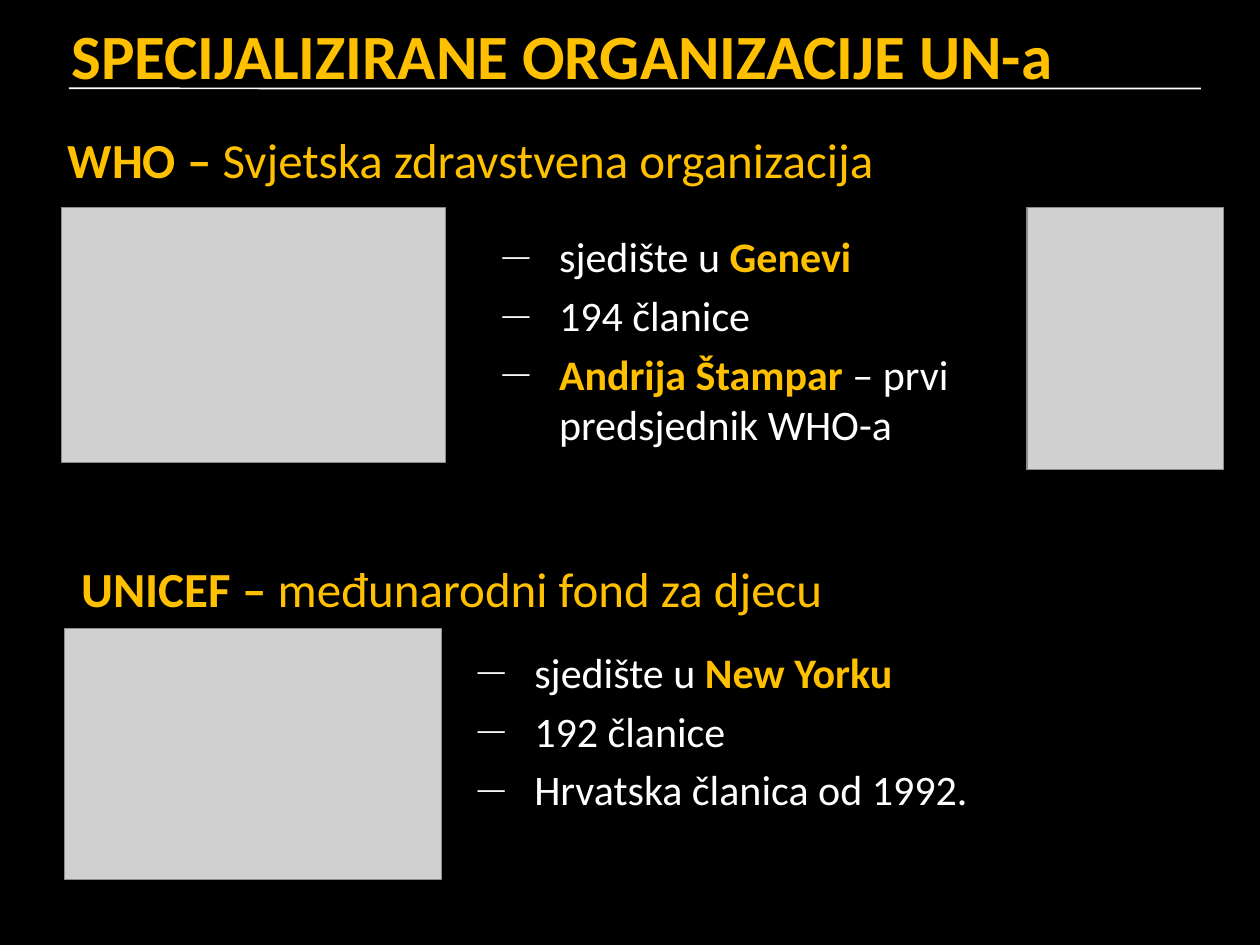
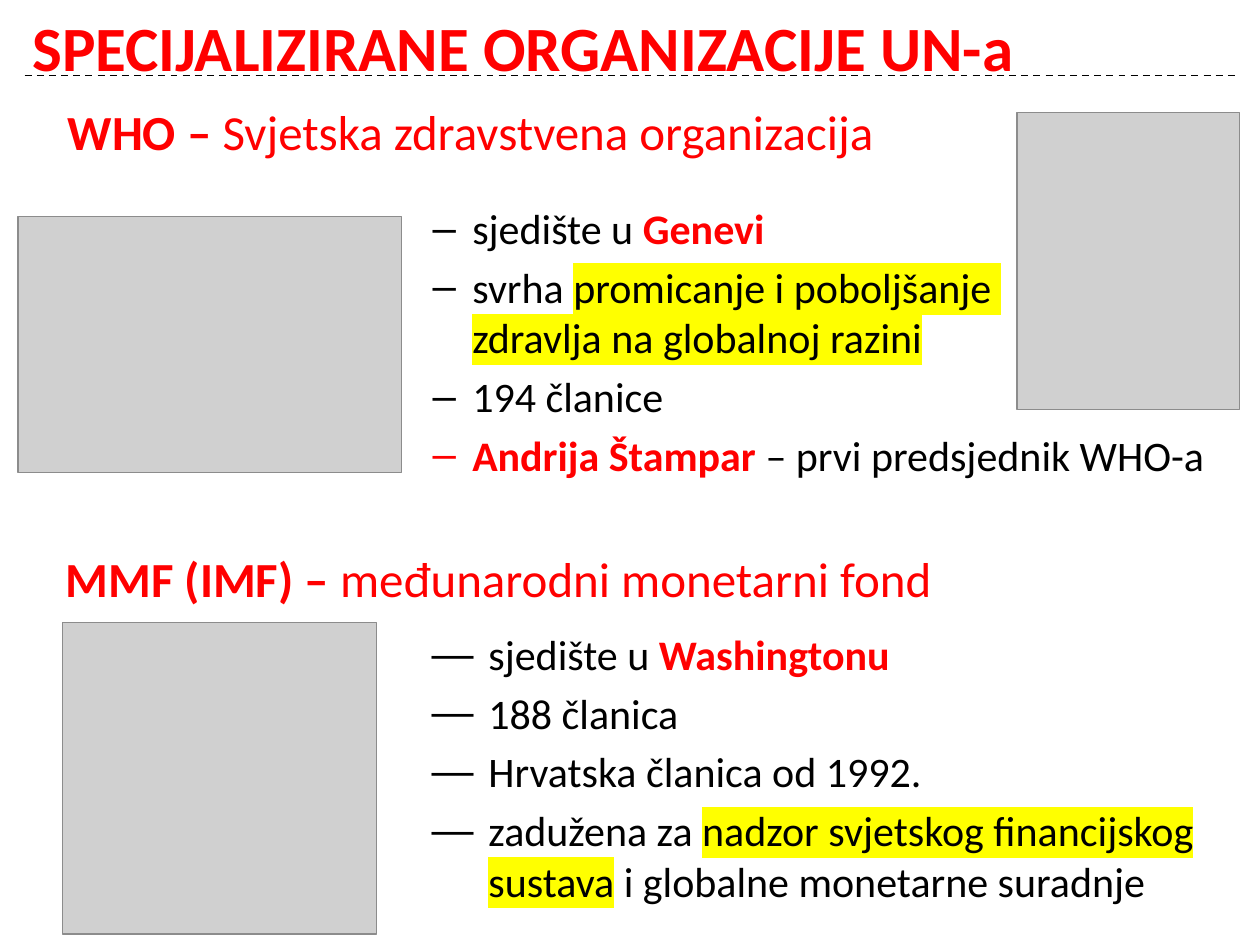
Before and after one commit to cornx/print, a slide deck: slide 6 of data/geografija/prezentacije/M2_001_RH_u_svjetskim_i_europskim_integracijama.pptx (slide 7 before the commit). Drawn at 1260x945 pixels with LibreOffice and Linux fonts; fonts in the diff are those of the drawing; grey boxes stand for pictures. Boxes give left, top, right and bottom in pixels: in the first picture for what was removed or moved away, otherwise in the second. Text is boxed around its words. In the diff, an @@ line names an element or a change of style, - is before the commit and + after.

```diff
--- a/data/geografija/prezentacije/M2_001_RH_u_svjetskim_i_europskim_integracijama.pptx
+++ b/data/geografija/prezentacije/M2_001_RH_u_svjetskim_i_europskim_integracijama.pptx
@@ background #000000 to #FFFFFF @@
@@ title "SPECIJALIZIRANE ORGANIZACIJE UN-a": place and size @@
-title "SPECIJALIZIRANE ORGANIZACIJE UN-a" at (71,37,1052,90)
+title "SPECIJALIZIRANE ORGANIZACIJE UN-a" at (32,29,1013,76)
@@ title "SPECIJALIZIRANE ORGANIZACIJE UN-a" at (32,29,1013,76): text colour #FFC000 to #FF0000; vertical alignment top to middle @@
@@ line moved from (69, 88) - (1201, 88) to (25, 76) - (1235, 76) @@
@@ line (25, 76) - (1235, 76): stroke #FFFFFF 1 pt to #000000 1 pt dashed @@
@@ text "WHO – Svjetska zdravstvena organizacija": place and size @@
-text "WHO – Svjetska zdravstvena organizacija" at (68,144,873,187)
+text "WHO – Svjetska zdravstvena organizacija" at (68,116,873,159)
@@ text "WHO – Svjetska zdravstvena organizacija" at (68,116,873,159): text colour #FFC000 to #FF0000 @@
@@ picture: place and size @@
-picture at (1027,207,1223,469)
+picture at (1017,112,1240,410)
@@ text "sjedište u Genevi": place and size @@
-text "sjedište u Genevi" at (559,242,949,448)
+text "sjedište u Genevi" at (472,214,1204,479)
@@ picture: place and size @@
-picture at (62,207,446,462)
+picture at (18,217,402,472)
@@ text at (472,214,1204,479): text colour #FFFFFF to #000000 in "sjedište u", "194 članice", "– prvi predsjednik WHO-a"; text colour #FFC000 to #FF0000 in "Genevi", "Andrija Štampar"; bullet — to – @@
@@ text at (472,273,992,361): paragraph added @@
+– svrha promicanje i poboljšanje
+  zdravlja na globalnoj razini
@@ text at (66,561,931,605): text changed; text colour #FFC000 to #FF0000 @@
-UNICEF – međunarodni fond za djecu
+MMF (IMF) – međunarodni monetarni fond
@@ picture: place and size @@
-picture at (64,629,441,879)
+picture at (63,622,377,934)
@@ text "sjedište u Washingtonu": place and size @@
-text "sjedište u Washingtonu" at (534,658,968,806)
+text "sjedište u Washingtonu" at (488,640,1193,905)
@@ text at (488,640,890,730): text changed; text colour #FFFFFF to #000000 @@
-— sjedište u New Yorku
-— 192 članice
+— sjedište u Washingtonu
+— 188 članica
@@ text at (488,757,922,788): text colour #FFFFFF to #000000 in "Hrvatska članica od 1992." @@
@@ text at (488,816,1193,905): paragraph added @@
+— zadužena za nadzor svjetskog financijskog sustava i globalne monetarne suradnje
```
Also in this commit, not shown: 9 other slides changed, 4 slides added, 6 slides removed, 1 other file.
